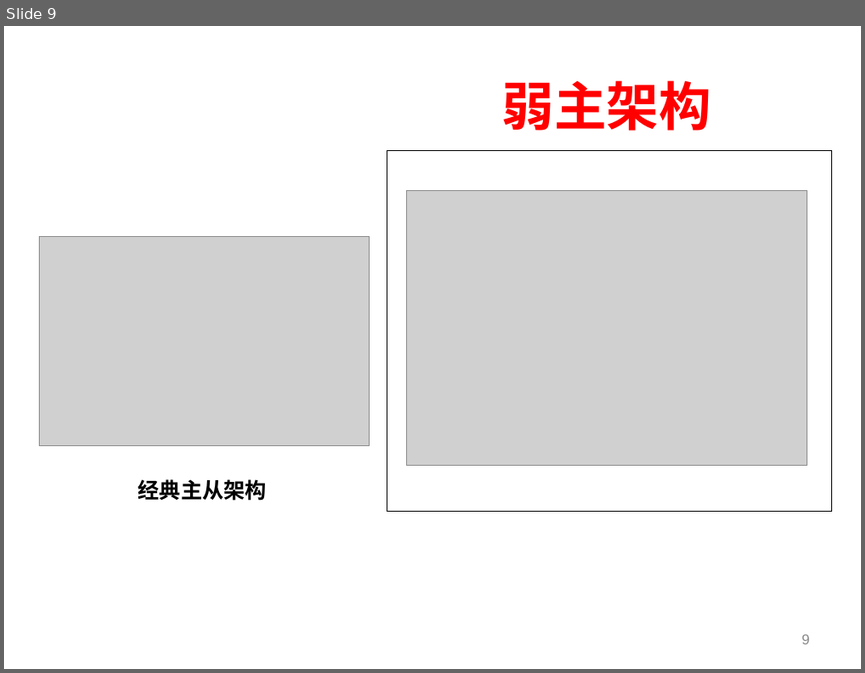
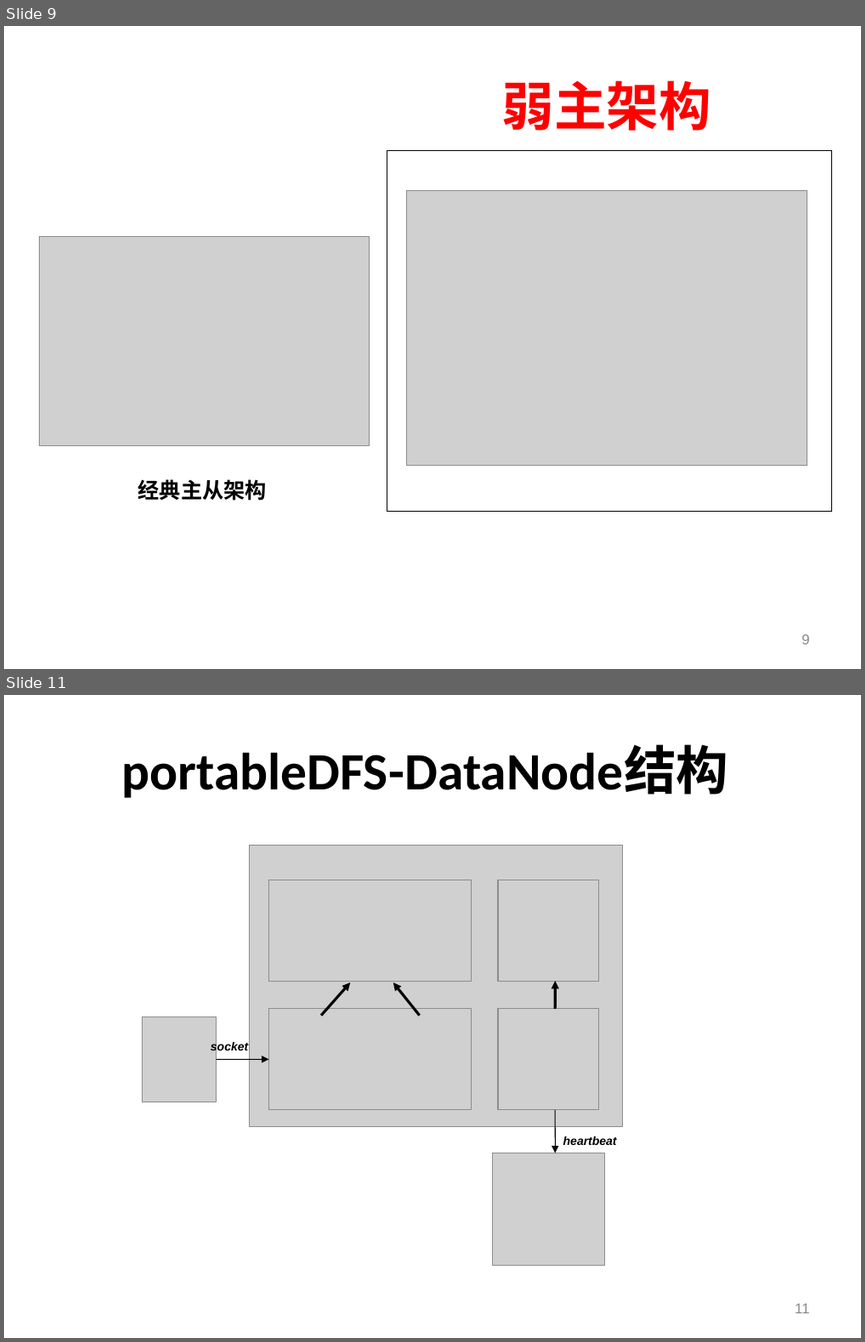
Before and after one commit to shtzr840329/mooon, a slide deck: applications/lightfs/doc/portableDFS-便携式分布式文件系统.ppt. Shown one above the other, each under a label of ours: slide 9 before the commit, slides 9 and 11 after it; the slides between them are not shown. The pictures are 865x673 and 865x1342 pixels, drawn with LibreOffice and Linux fonts; fonts in the diff are those of the drawing; grey boxes stand for pictures; background and template pictures are left out. Boxes give left, top, right and bottom in pixels: in the first picture for what was removed or moved away, otherwise in the second. Text is boxed around its words. In the diff, an @@ line names an element or a change of style, - is before the commit and + after.

```diff
--- a/applications/lightfs/doc/portableDFS-便携式分布式文件系统.ppt
+++ b/applications/lightfs/doc/portableDFS-便携式分布式文件系统.ppt
@@ slide 11 added at (4, 695, 861, 1338), background picture (left out) @@
@@ title added at (122, 746, 729, 798), 44 pt, text #000000, bold @@
+portableDFS-DataNode结构
@@ picture added at (249, 845, 622, 1126) @@
@@ picture added at (268, 879, 471, 981) @@
@@ picture added at (498, 879, 599, 981) @@
@@ arrow added from (321, 1015) to (350, 982), #000000 2.24 pt @@
@@ arrow added from (420, 1015) to (393, 982), #000000 2.24 pt @@
@@ arrow added from (555, 1009) to (555, 981), #000000 2.24 pt @@
@@ picture added at (142, 1017, 216, 1102) @@
@@ picture added at (268, 1009, 471, 1110) @@
@@ picture added at (498, 1009, 599, 1110) @@
@@ text added at (211, 1041, 248, 1054), 10 pt, text #000000, bold, italic @@
+socket
@@ arrow added from (216, 1059) to (268, 1059), #000000 0.74 pt @@
@@ arrow added from (555, 1110) to (555, 1152), #000000 0.74 pt @@
@@ picture added at (493, 1152, 605, 1265) @@
@@ text added at (563, 1136, 617, 1145), 10 pt, text #000000, bold, italic @@
+heartbeat
@@ page number added at (794, 1303, 809, 1313), 12 pt, text #898989 @@
+11
```
Also in this commit, not shown: 9 slides changed, 5 other slides added, 2 slides removed.
